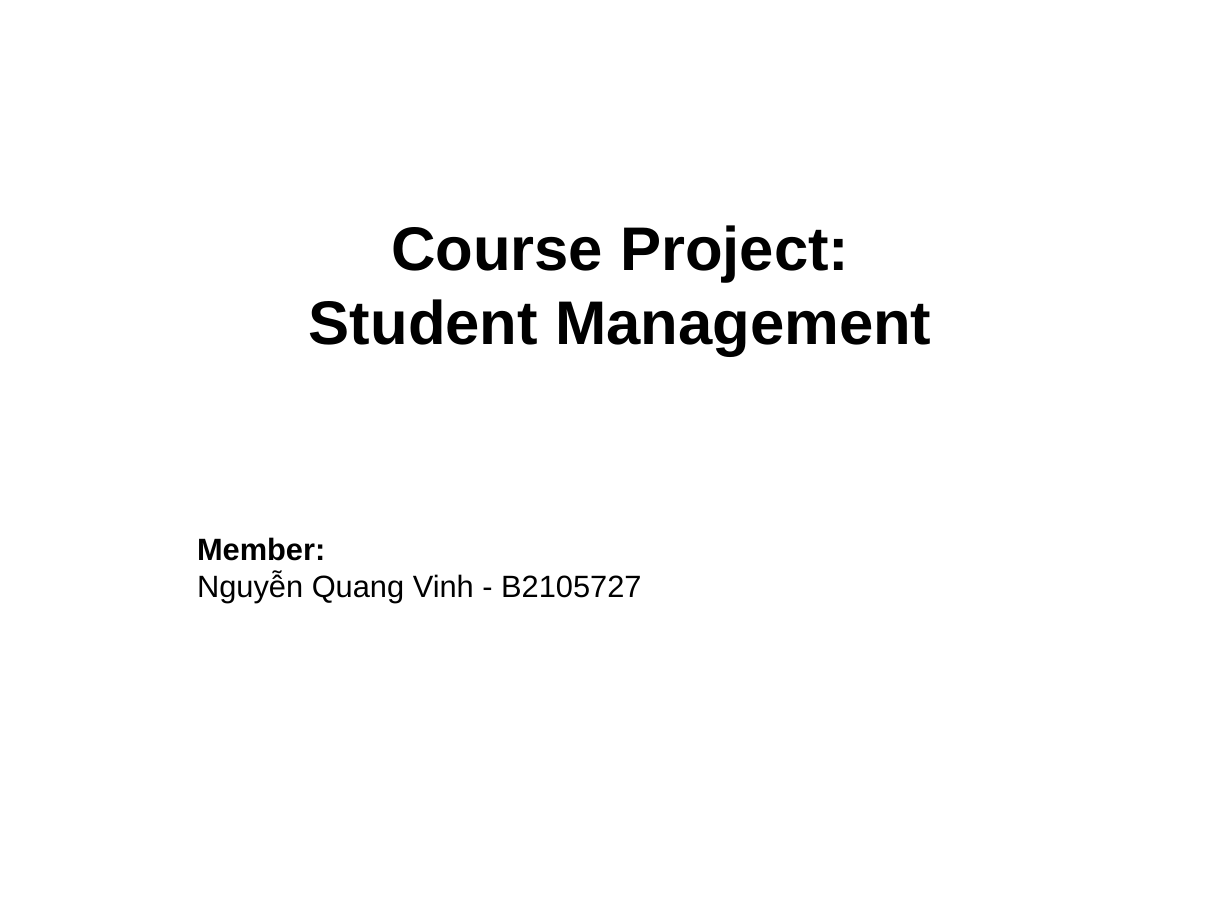
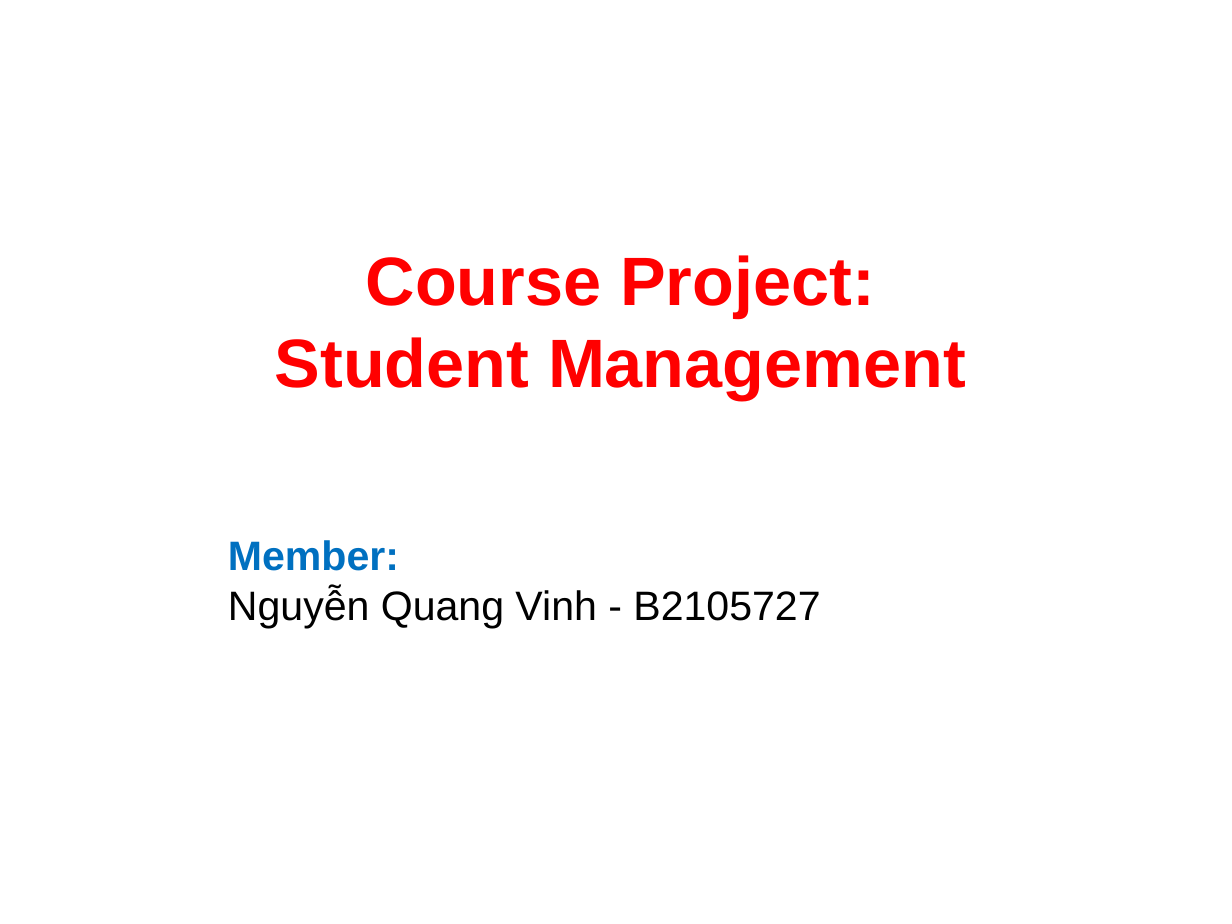
Before and after one commit to CommonHouseCat/CT206H-Course-project, a slide deck: slide 1 of PDF/CT206H-B2105727-StudentManagement.pptx. Drawn at 1232x924 pixels with LibreOffice and Linux fonts; fonts in the diff are those of the drawing; background and template pictures are left out. Boxes give left, top, right and bottom in pixels: in the first picture for what was removed or moved away, otherwise in the second. Text is boxed around its words. In the diff, an @@ line names an element or a change of style, - is before the commit and + after.

```diff
--- a/PDF/CT206H-B2105727-StudentManagement.pptx
+++ b/PDF/CT206H-B2105727-StudentManagement.pptx
@@ title "Course Project: Student Management" at <box>275,255,966,400</box>: size 36 to 40 pt, text colour #000000 to #FF0000 @@
@@ subtitle "Member: Nguyễn Quang Vinh - ..." at <box>228,540,820,628</box>: size 18 to 24 pt; text colour #000000 to #0070C0 in "Member:"; indent changed; more space between paragraphs @@
```
Also in this commit, not shown: 11 other slides changed, 4 other files.
